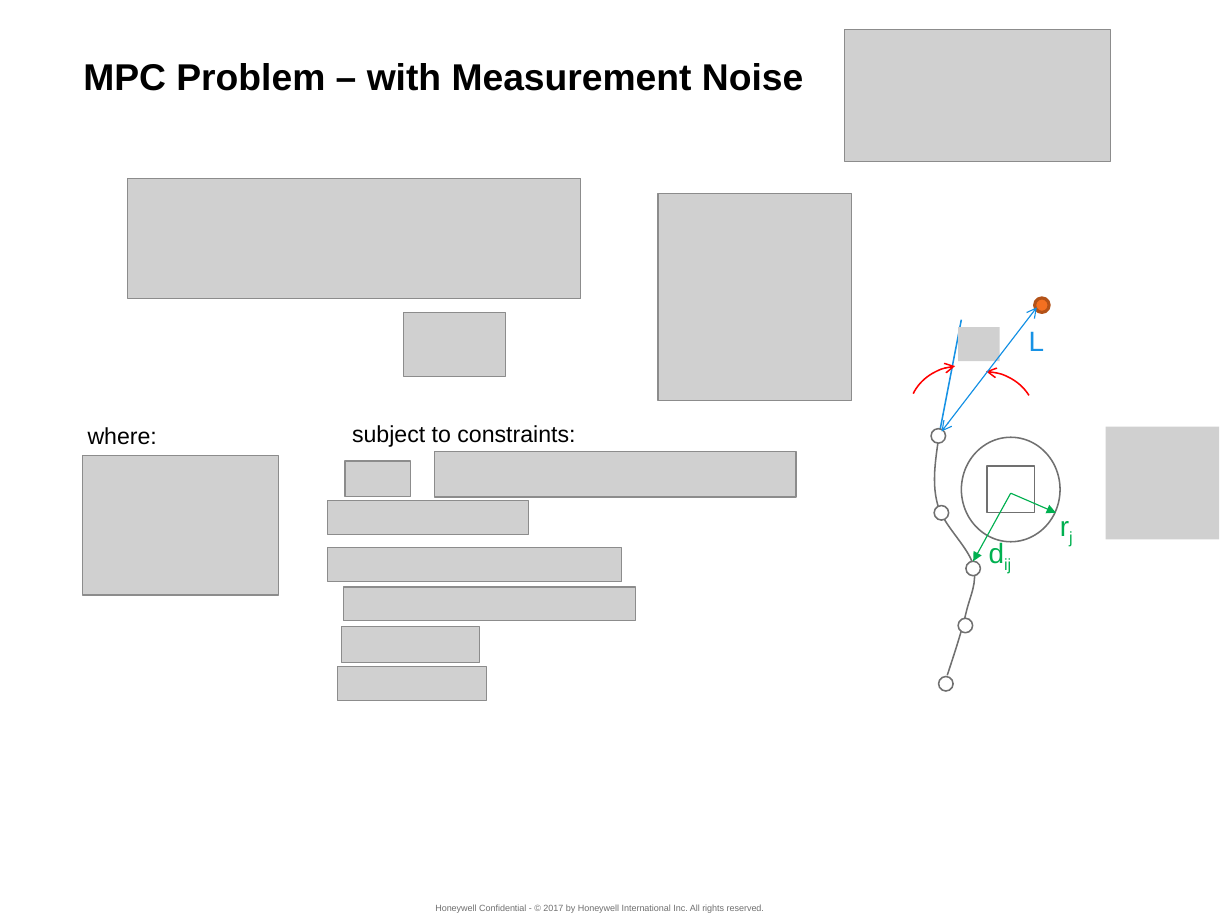
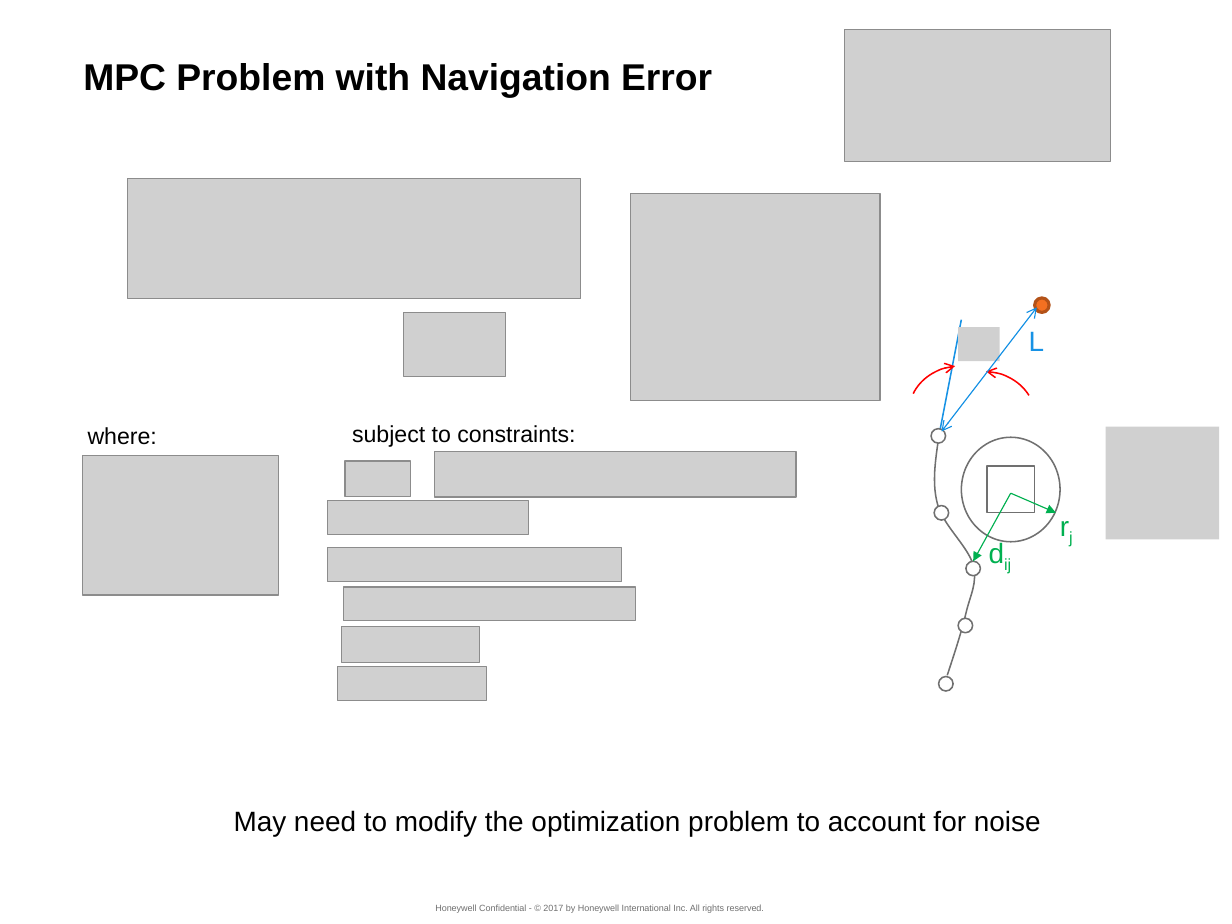
Before and after one commit to suvoganguli/TrajGen, a slide deck: slide 4 of doc/Notes_2018-08-27.pptx. Drawn at 1232x924 pixels with LibreOffice and Linux fonts; fonts in the diff are those of the drawing; grey boxes stand for pictures; background and template pictures are left out. Boxes give left, top, right and bottom in pixels: in the first picture for what was removed or moved away, otherwise in the second. Text is boxed around its words. In the diff, an @@ line names an element or a change of style, - is before the commit and + after.

```diff
--- a/doc/Notes_2018-08-27.pptx
+++ b/doc/Notes_2018-08-27.pptx
@@ title at (x1=83, y1=63, x2=712, y2=98): text changed @@
-MPC Problem – with Measurement Noise
+MPC Problem with Navigation Error
@@ picture resized from (x1=658, y1=193, x2=853, y2=400) to (x1=631, y1=193, x2=881, y2=401) @@
@@ text added at (x1=234, y1=810, x2=1041, y2=837), 18 pt, text #000000 @@
+May need to modify the optimization problem to account for noise
```
Also in this commit, not shown: 9 other slides changed, 1 slide added, 1 slide removed.
